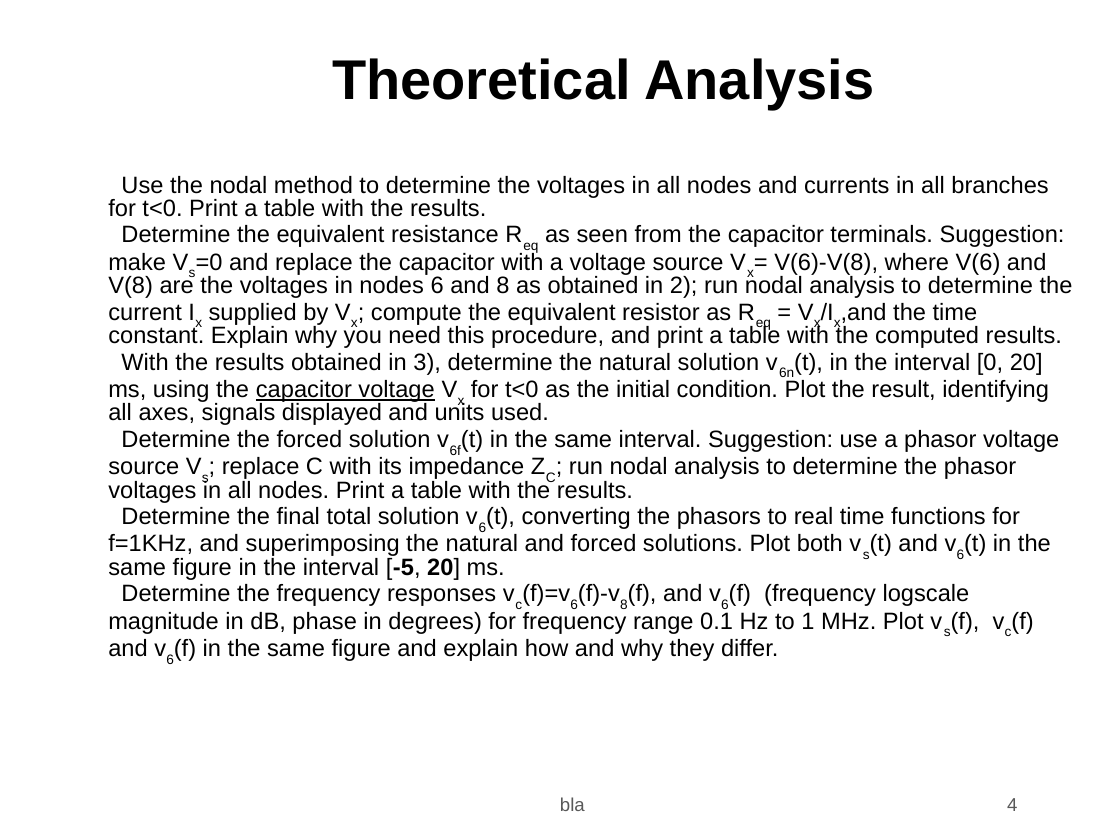
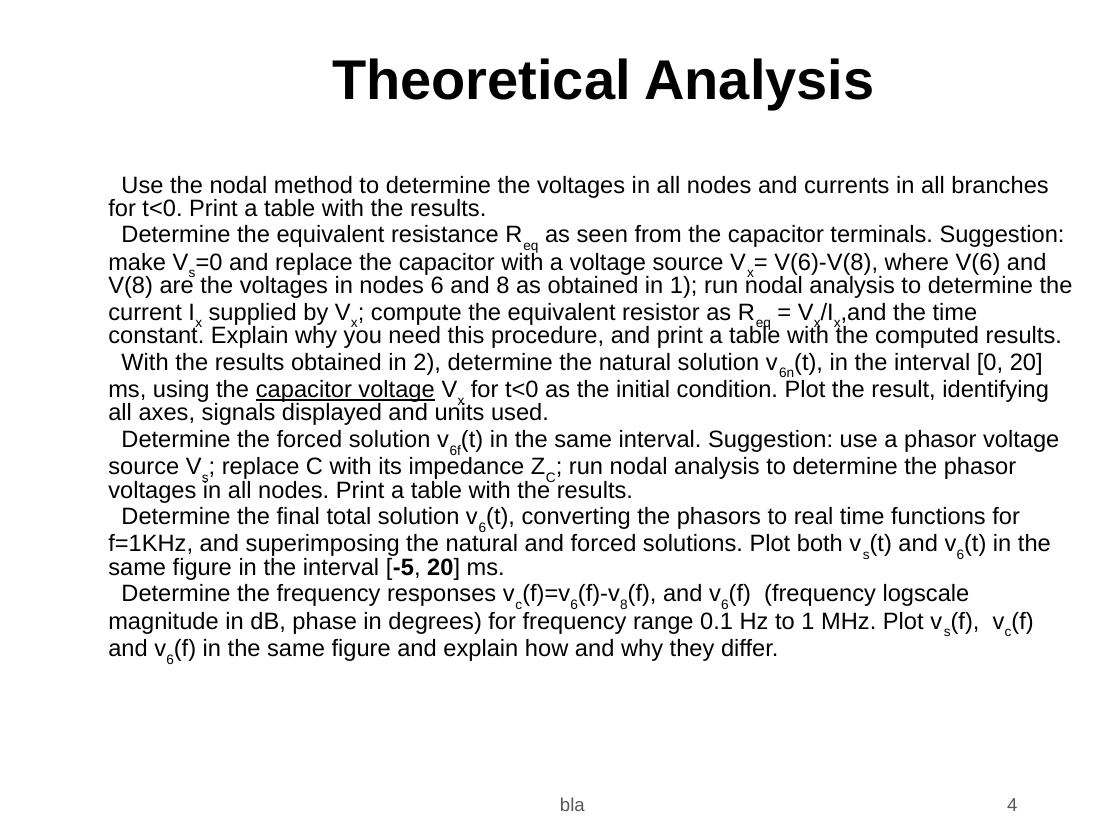
Before and after one commit to jjts/ist-tcfe, a slide deck: slide 4 of t2/t2.odp. Drawn at 1120x840 pixels with LibreOffice and Linux fonts; fonts in the diff are those of the drawing; background and template pictures are left out. Boxes give left, top, right and bottom in pixels: in the first picture for what was removed or moved away, otherwise in the second. Text is boxed around its words. In the diff, an @@ line names an element or a change of style, - is before the commit and + after.

```diff
--- a/t2/t2.odp
+++ b/t2/t2.odp
@@ text at <box>108,225,1073,425</box>: text changed @@
-2) Determine the equivalent resistance Req as seen from the capacitor terminals. Suggestion: make Vs=0 and replace the capacitor with a voltage source Vx= V(6)-V(8), where V(6) and V(8) are the voltages in nodes 6 and 8 as obtained in 2); run nodal analysis to determine the current Ix supplied by Vx; compute the equivalent resistor as Req = Vx/Ix,and the time constant. Explain why you need this procedure, and print a table with the computed results.
-3) With the results obtained in 3), determine the natural solution v6n(t), in the interval [0, 20] ms, using the capacitor voltage Vx for t<0 as the initial condition. Plot the result, identifying all axes, signals displayed and units used.
+2) Determine the equivalent resistance Req as seen from the capacitor terminals. Suggestion: make Vs=0 and replace the capacitor with a voltage source Vx= V(6)-V(8), where V(6) and V(8) are the voltages in nodes 6 and 8 as obtained in 1); run nodal analysis to determine the current Ix supplied by Vx; compute the equivalent resistor as Req = Vx/Ix,and the time constant. Explain why you need this procedure, and print a table with the computed results.
+3) With the results obtained in 2), determine the natural solution v6n(t), in the interval [0, 20] ms, using the capacitor voltage Vx for t<0 as the initial condition. Plot the result, identifying all axes, signals displayed and units used.
```
Also in this commit, not shown: 1 other slide changed.
